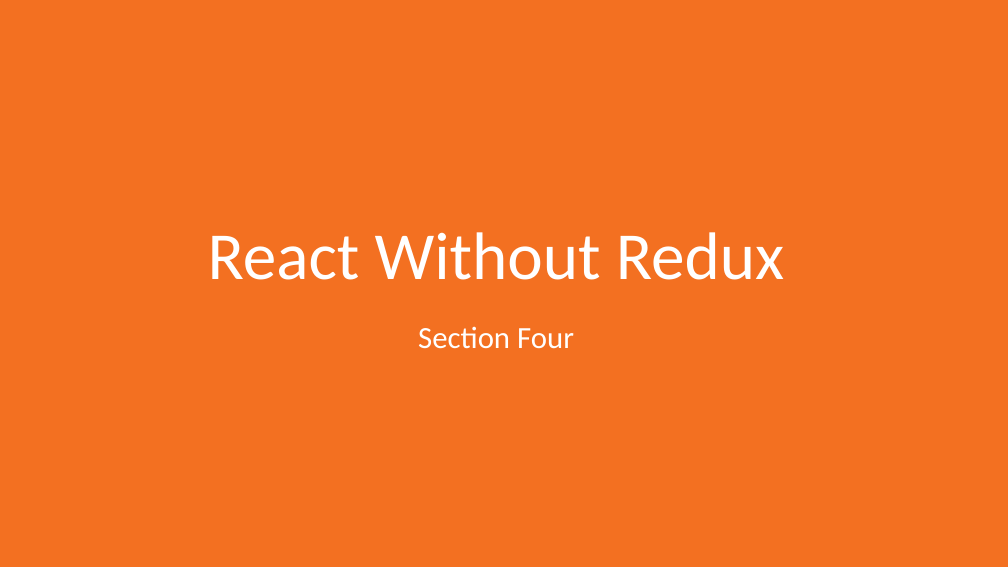
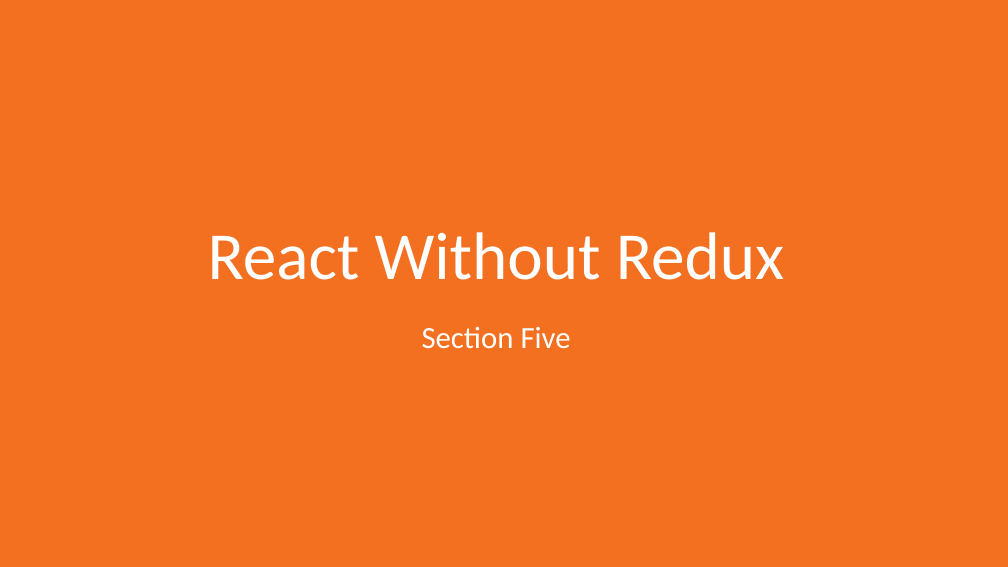
Before and after one commit to sslotsky/next-scripts, a slide deck: slide 1 of video-5.1/5.1.odp. Drawn at 1008x567 pixels with LibreOffice and Linux fonts; fonts in the diff are those of the drawing. Boxes give left, top, right and bottom in pixels: in the first picture for what was removed or moved away, otherwise in the second. Text is boxed around its words. In the diff, an @@ line names an element or a change of style, - is before the commit and + after.

```diff
--- a/video-5.1/5.1.odp
+++ b/video-5.1/5.1.odp
@@ subtitle at (x1=422, y1=326, x2=571, y2=349): text changed @@
-Section Four
+Section Five
```
Also in this commit, not shown: 3 other files.
